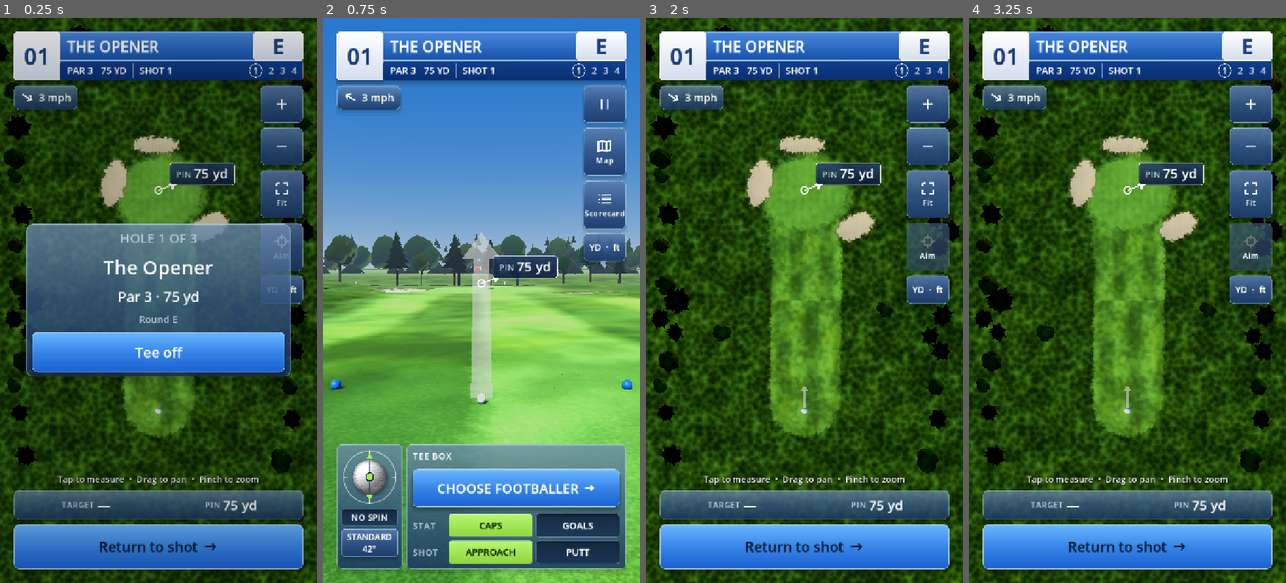
Above: before the commit, frames 1-4 (left to right).
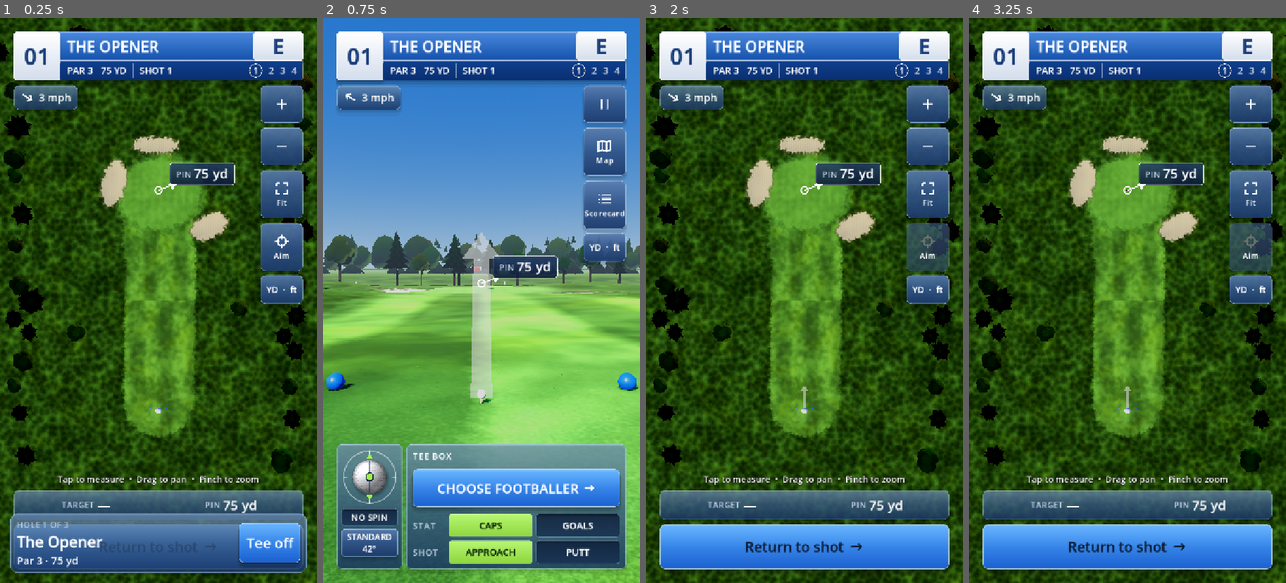
Above: after the commit, the same moments.

Repository: stester101/footgolf
Game: Godot game, scene res://scenes/round.tscn
The game is run twice, just before and just after one commit, with the same random seed, the same clock (stepped at 60 frames per second) and the same inputs. This scene is started directly instead of the project's main scene.
Inputs (mouse positions are in pixels of both pictures, inside the frame that each line leads up to):
- Up to frame 1 (0.25 s): no input
- Up to frame 2 (0.75 s): click "Tee off" at 0.5 s
- Up to frame 3 (2 s): click (928, 153) at 1.27 s
- Up to frame 4 (3.25 s): click (1251, 102) at 2.02 s; click (1251, 147) at 2.77 s

The runs differ from the first frame. In frame 1, 40% of the frame differs, in the area x 3-97%, y 2-99%; in frame 2, 0.3%; in frame 3, less than 0.1%; in frame 4, less than 0.1%.

Commit message:
Hole intro as a slim bottom bar over the bird's-eye view, tee peg under the ball, larger tee markers
Co-Authored-By: Claude Sonnet 5.5 <noreply@anthropic.com>
Claude-Session: https://claude.ai/code/session_011RuWkeeGaemivn4rUdHVA7

Diff:
--- a/scripts/round_controller.gd
+++ b/scripts/round_controller.gd
@@ -13,6 +13,7 @@
 var sun: DirectionalLight3D
 var course: CourseView
 var ball_mesh: MeshInstance3D
+var tee_peg: MeshInstance3D
 var aim_line: LineDrawer
 var trail_line: LineDrawer
 var measure_line: LineDrawer
@@ -73,6 +74,19 @@
 	bm.emission = Color(0.25, 0.25, 0.25)
 	ball_mesh.material_override = bm
 	add_child(ball_mesh)
+	tee_peg = MeshInstance3D.new()
+	var pm := CylinderMesh.new()
+	pm.top_radius = 0.5
+	pm.bottom_radius = 0.18
+	pm.height = 1.0
+	pm.radial_segments = 8
+	tee_peg.mesh = pm
+	var pmat := StandardMaterial3D.new()
+	pmat.albedo_color = Color(0.95, 0.86, 0.62)
+	pmat.roughness = 0.6
+	tee_peg.material_override = pmat
+	tee_peg.visible = false
+	add_child(tee_peg)
 	aim_line = LineDrawer.new(Color.WHITE)
 	add_child(aim_line)
 	trail_line = LineDrawer.new(Color.WHITE)
@@ -339,7 +353,15 @@
 	if _drop_t >= 0.0 and _drop_t < DROP_TIME:
 		draw_pos = _drop_pos(session.hole.cup_position(), _drop_dir, session.cfg.cup_radius, _drop_t)
 		_drop_t += get_process_delta_time()
-	ball_mesh.position = draw_pos + Vector3.UP * (vis_r - session.cfg.ball_radius)
+	# first shot of a hole (and any shot from the tee box): the ball sits on a tee peg
+	var on_tee := not moving and not (_drop_t >= 0.0 and _drop_t < DROP_TIME) and session.current_lie() == Surface.Type.TEE \
+			and session.state != ShotTypes.State.HOLE_COMPLETE and rig.mode == CameraRig.Mode.BEHIND
+	var peg_h := vis_r * 0.9 if on_tee else 0.0
+	tee_peg.visible = on_tee
+	if on_tee:
+		tee_peg.scale = Vector3(vis_r * 0.7, peg_h, vis_r * 0.7)
+		tee_peg.position = draw_pos + Vector3.DOWN * session.cfg.ball_radius + Vector3.UP * (peg_h * 0.5)
+	ball_mesh.position = draw_pos + Vector3.UP * (vis_r - session.cfg.ball_radius + peg_h)
 	ball_mesh.visible = session.state != ShotTypes.State.HOLE_COMPLETE or moving
 	var fwd := -rig.cam.global_transform.basis.z
 	ui.camera_yaw = deg_to_rad(Units.dir_to_bearing(fwd))
--- a/scripts/ui/game_ui.gd
+++ b/scripts/ui/game_ui.gd
@@ -1029,21 +1029,39 @@
 	return [root, v]
 
 
+## Hole intro: a slim bar at the bottom so the whole hole stays visible in the bird's-eye view;
+## "Tee off" glides the camera down to the tee (the camera rig eases between modes).
 func show_hole_intro() -> void:
 	var h := session.hole
-	var parts := _centered_card()
-	var root: Control = parts[0]
+	var root := Control.new()
+	root.set_anchors_and_offsets_preset(Control.PRESET_FULL_RECT)
+	root.mouse_filter = Control.MOUSE_FILTER_IGNORE
 	root.set_meta("keep_hud", true)
-	var v: VBoxContainer = parts[1]
-	v.add_child(UiKit.text("HOLE %d OF %d" % [session.round_state.current_index + 1, session.round_state.holes.size()], 30, UiKit.C_MUTED, HORIZONTAL_ALIGNMENT_CENTER))
-	v.add_child(UiKit.text(h.display_name, 44, UiKit.C_TEXT, HORIZONTAL_ALIGNMENT_CENTER))
-	v.add_child(UiKit.text("Par %d · %d yd" % [h.par, int(h.yards)], 32, UiKit.C_TEXT, HORIZONTAL_ALIGNMENT_CENTER))
-	v.add_child(UiKit.text("Round %s" % RoundState.fmt_relative(session.round_state.relative_to_par()), 22, UiKit.C_MUTED, HORIZONTAL_ALIGNMENT_CENTER))
-	v.add_child(UiKit.primary(UiKit.button("Waiting for host" if session is OnlineSession and App.online.seat != 0 else "Tee off", func() -> void:
+	var m := MarginContainer.new()
+	m.set_anchors_and_offsets_preset(Control.PRESET_BOTTOM_WIDE)
+	m.grow_vertical = Control.GROW_DIRECTION_BEGIN
+	for side in ["left", "right", "bottom"]:
+		m.add_theme_constant_override("margin_" + side, 24)
+	m.mouse_filter = Control.MOUSE_FILTER_IGNORE
+	root.add_child(m)
+	var p := UiKit.panel(UiKit.C_PANEL_SOLID)
+	m.add_child(p)
+	var row := UiKit.hbox(16)
+	p.add_child(row)
+	var info := UiKit.vbox(2)
+	info.size_flags_horizontal = Control.SIZE_EXPAND_FILL
+	info.add_child(UiKit.label("HOLE %d OF %d" % [session.round_state.current_index + 1, session.round_state.holes.size()], 20, UiKit.C_MUTED))
+	var nm := UiKit.label(h.display_name, 34, UiKit.C_TEXT)
+	nm.add_theme_font_override("font", UiKit.font_semi())
+	info.add_child(nm)
+	info.add_child(UiKit.label("Par %d · %d yd" % [h.par, int(h.yards)], 24, UiKit.C_TEXT))
+	row.add_child(info)
+	var go := UiKit.primary(UiKit.button("Waiting for host" if session is OnlineSession and App.online.seat != 0 else "Tee off", func() -> void:
 		if session is OnlineSession and App.online.seat != 0: return
 		_remove_overlay(root)
-		session.begin_play(), 90, 32)))
-	root.color = Color(0, 0, 0, 0.15)
+		session.begin_play(), 90, 32))
+	go.size_flags_vertical = Control.SIZE_SHRINK_CENTER
+	row.add_child(go)
 	push_overlay(root)
 
 
--- a/scripts/world/course_view.gd
+++ b/scripts/world/course_view.gd
@@ -507,11 +507,11 @@
 		var p: Vector2 = hole.tee + side * 2.6 * float(sgn) + d * 0.8
 		var mi := MeshInstance3D.new()
 		var sm := SphereMesh.new()
-		sm.radius = 0.09
-		sm.height = 0.18
+		sm.radius = 0.16
+		sm.height = 0.32
 		mi.mesh = sm
 		mi.material_override = mat
-		mi.position = Vector3(p.x, hole.terrain_height(p.x, p.y) + 0.07, p.y)
+		mi.position = Vector3(p.x, hole.terrain_height(p.x, p.y) + 0.12, p.y)
 		add_child(mi)
 
 
